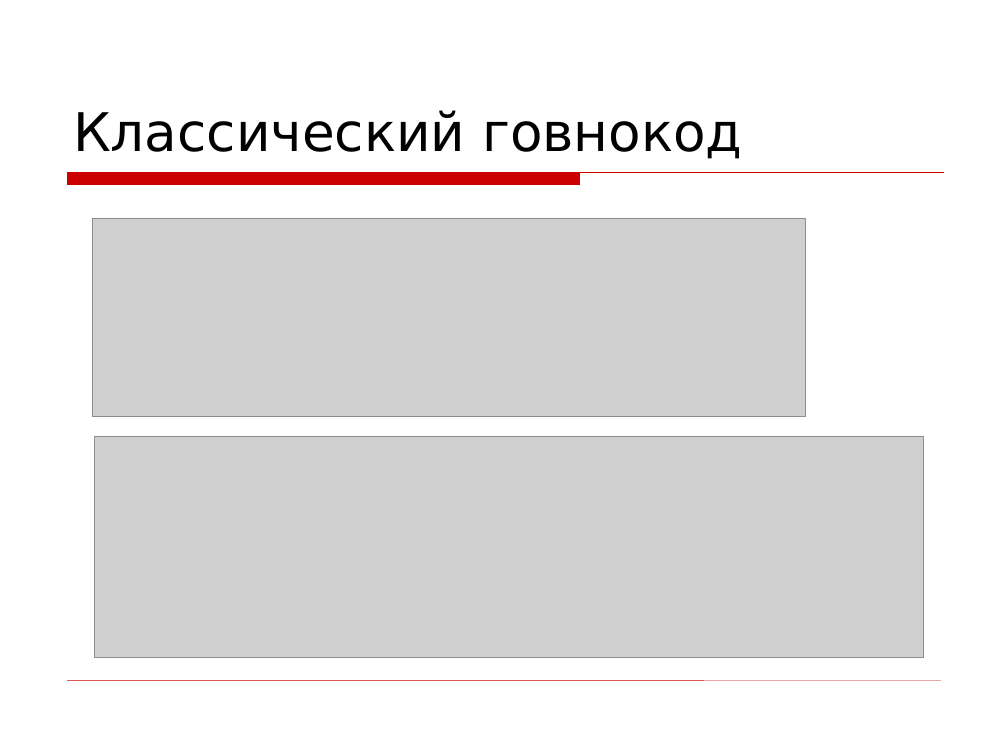
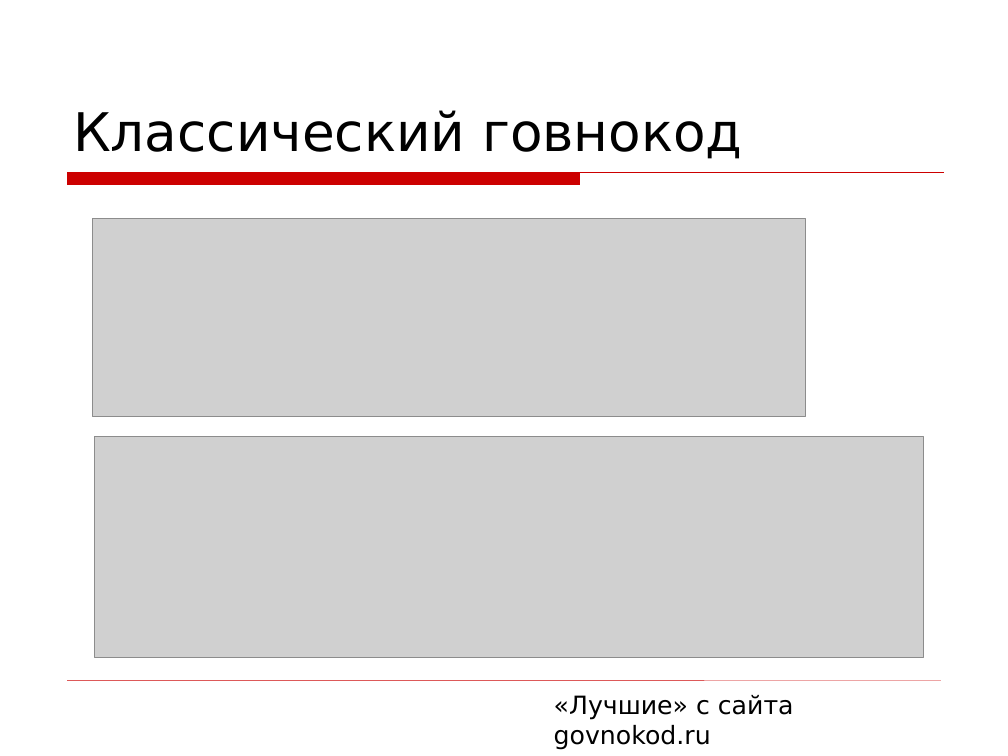
Before and after one commit to asolntsev/presentations, a slide deck: slide 5 of wtf-code/WTF_code.devclub.ru.ppt (slide 4 before the commit). Drawn at 1008x756 pixels with LibreOffice and Linux fonts; fonts in the diff are those of the drawing; grey boxes stand for pictures; background and template pictures are left out. Boxes give left, top, right and bottom in pixels: in the first picture for what was removed or moved away, otherwise in the second. Text is boxed around its words. In the diff, an @@ line names an element or a change of style, - is before the commit and + after.

```diff
--- a/wtf-code/WTF_code.devclub.ru.ppt
+++ b/wtf-code/WTF_code.devclub.ru.ppt
@@ text added at (554, 695, 794, 750), 18 pt, text #000000 @@
+«Лучшие» с сайта govnokod.ru
```
Also in this commit, not shown: 11 other slides changed, 10 slides added, 2 slides removed.
